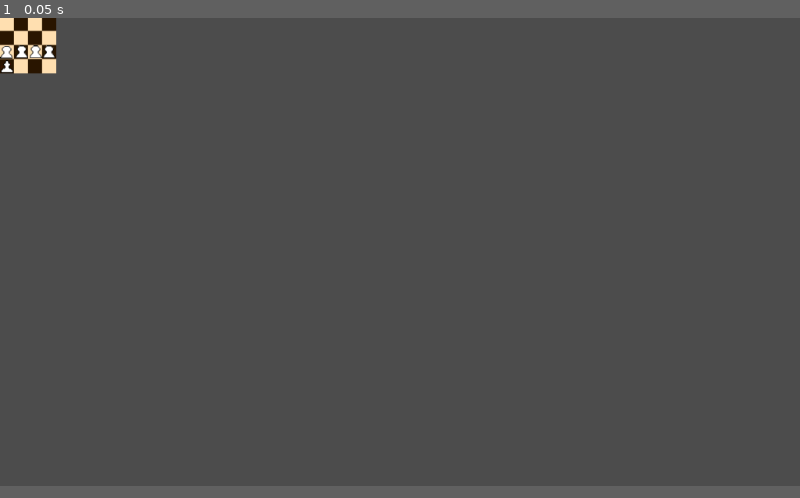
Above: before the commit, frame 1.
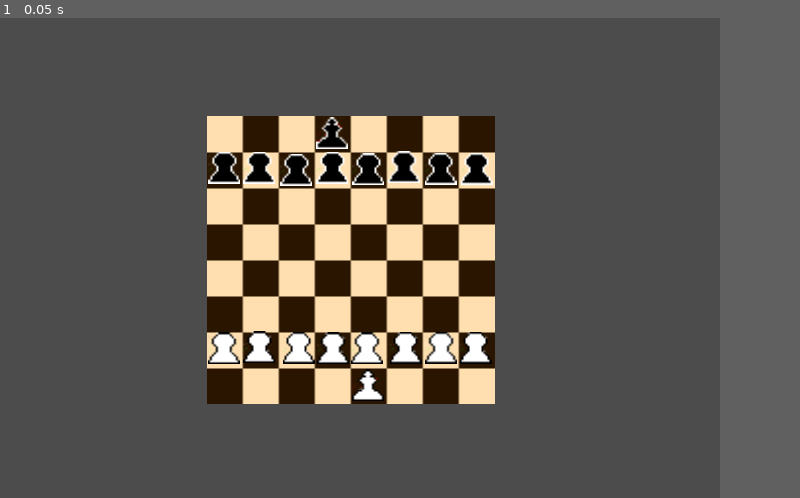
Above: after the commit, the same moment.

Repository: Davoleo/Chess-Game
Game: Godot game, scene res://chess_project.tscn
The game is run twice, just before and just after one commit, with the same random seed, the same clock (stepped at 60 frames per second) and the same inputs.
Inputs:
- Up to frame 1 (0.05 s): no input
In our replay, the window is 800x468 before the commit and 720x480 after it. These sizes can differ from the game's own. Grey fills any space a smaller window leaves; there, only what the larger window draws over its background counts as a difference.

The runs differ from the first frame. In frame 1, 22% of the frame differs, in the area x 0-62%, y 0-81%.
Error before the commit: Parse Error: The identifier "map" isn't declared in the current scope.

Commit message:
Objects adding

Diff:
--- a/src/chess_project.tscn
+++ b/src/chess_project.tscn
@@ -5,28 +5,18 @@
 [ext_resource path="res://art/pedone_bianco.png" type="Texture" id=3]
 [ext_resource path="res://art/re_nero.png" type="Texture" id=4]
 [ext_resource path="res://art/re_bianco.png" type="Texture" id=5]
-
-[sub_resource type="GDScript" id=1]
-script/source = "extends Node2D
-
-
-
-# Called when the node enters the scene tree for the first time.
-func _ready():
-	getnode(\"Camera2D\").addchild(map)
-
-
-
-# Called every frame. 'delta' is the elapsed time since the previous frame.
-#func _process(delta):
-#	pass
-"
+[ext_resource path="res://script/map_script.gd" type="Script" id=6]
 
 [node name="Map" type="Node2D"]
-script = SubResource( 1 )
+position = Vector2( 349.958, 242.952 )
+scale = Vector2( 2, 2 )
+script = ExtResource( 6 )
+__meta__ = {
+"_edit_group_": true
+}
 
 [node name="Sprite" type="Sprite" parent="."]
-position = Vector2( -0.167786, -1.41899 )
+position = Vector2( 0.426818, -0.229781 )
 texture = ExtResource( 1 )
 __meta__ = {
 "_edit_group_": true
@@ -114,7 +104,7 @@
 texture = ExtResource( 2 )
 
 [node name="black_pawn2" type="Node2D" parent="."]
-position = Vector2( -45.0272, -46.6164 )
+position = Vector2( -45.3245, -46.6164 )
 __meta__ = {
 "_edit_group_": true
 }
--- a/src/project.godot
+++ b/src/project.godot
@@ -19,6 +19,11 @@
 run/main_scene="res://chess_project.tscn"
 config/icon="res://icon.png"
 
+[display]
+
+window/size/width=720
+window/size/height=480
+
 [rendering]
 
 environment/default_environment="res://default_env.tres"
--- /dev/null
+++ b/src/script/map_script.gd
@@ -0,0 +1,9 @@
+extends Node2D
+
+# Called when the node enters the scene tree for the first time.
+func _ready():
+	pass
+
+# Called every frame. 'delta' is the elapsed time since the previous frame.
+func _process(delta):
+	pass
